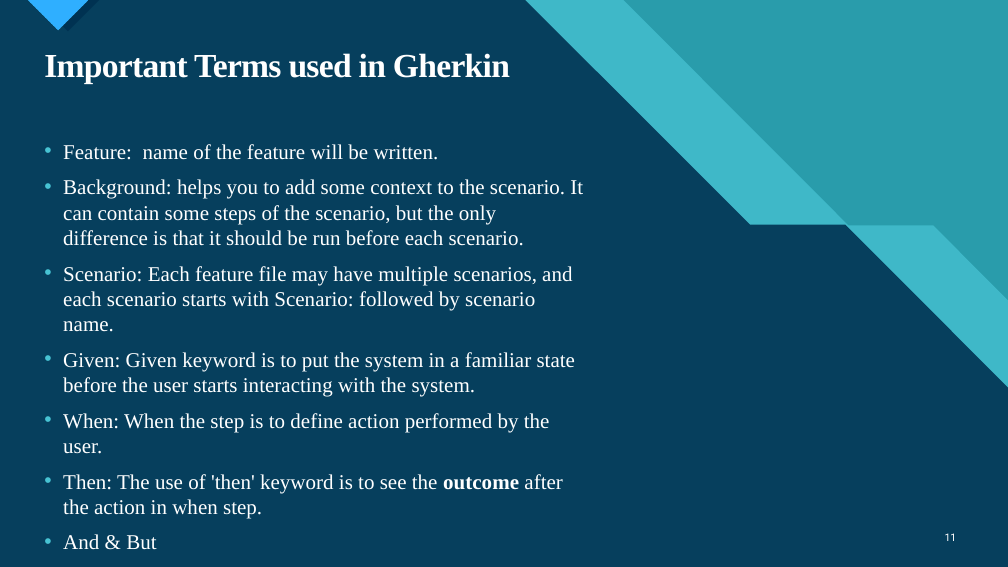
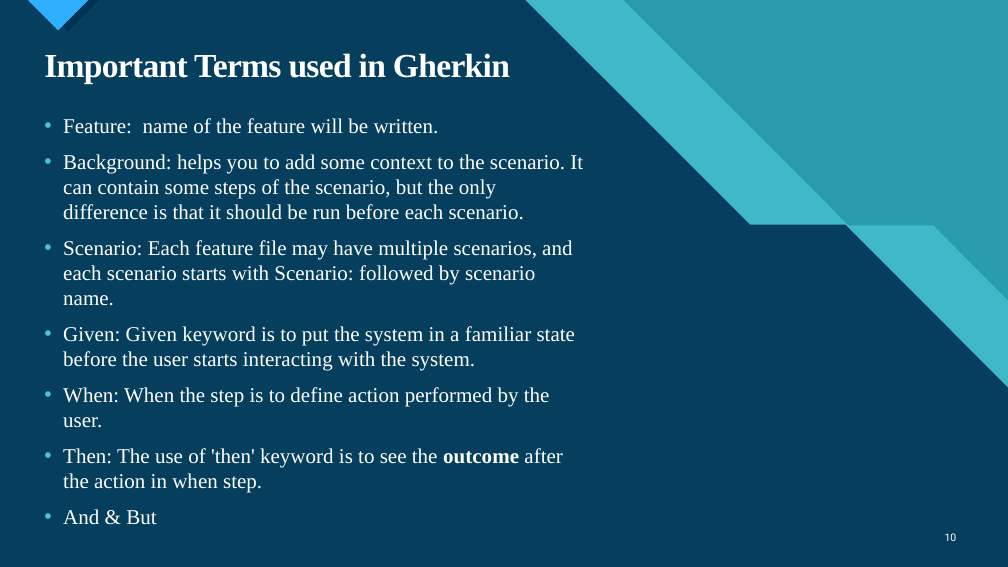
Before and after one commit to ngohungphuc/Presentation, a slide deck: slide 10 of Selenium/Specflow/Web Automation Test with Specflow.pptx (slide 11 before the commit). Drawn at 1008x567 pixels with LibreOffice and Linux fonts; fonts in the diff are those of the drawing. Boxes give left, top, right and bottom in pixels: in the first picture for what was removed or moved away, otherwise in the second. Text is boxed around its words. In the diff, an @@ line names an element or a change of style, - is before the commit and + after.

```diff
--- a/Selenium/Specflow/Web Automation Test with Specflow.pptx
+++ b/Selenium/Specflow/Web Automation Test with Specflow.pptx
@@ text "Feature: name of the feature ...": place and size @@
-text "Feature: name of the feature ..." at <box>63,144,583,550</box>
+text "Feature: name of the feature ..." at <box>63,118,583,525</box>
@@ page number at <box>945,533,957,541</box>: text changed @@
-11
+10
```
Also in this commit, not shown: 12 other slides changed, 2 slides added, 3 slides removed.
